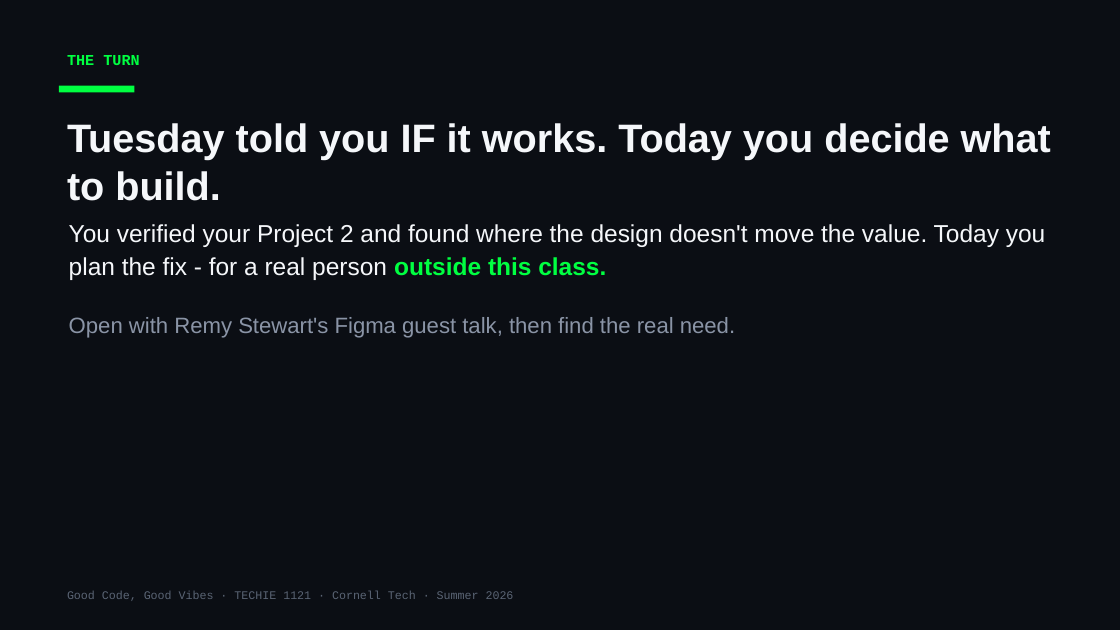
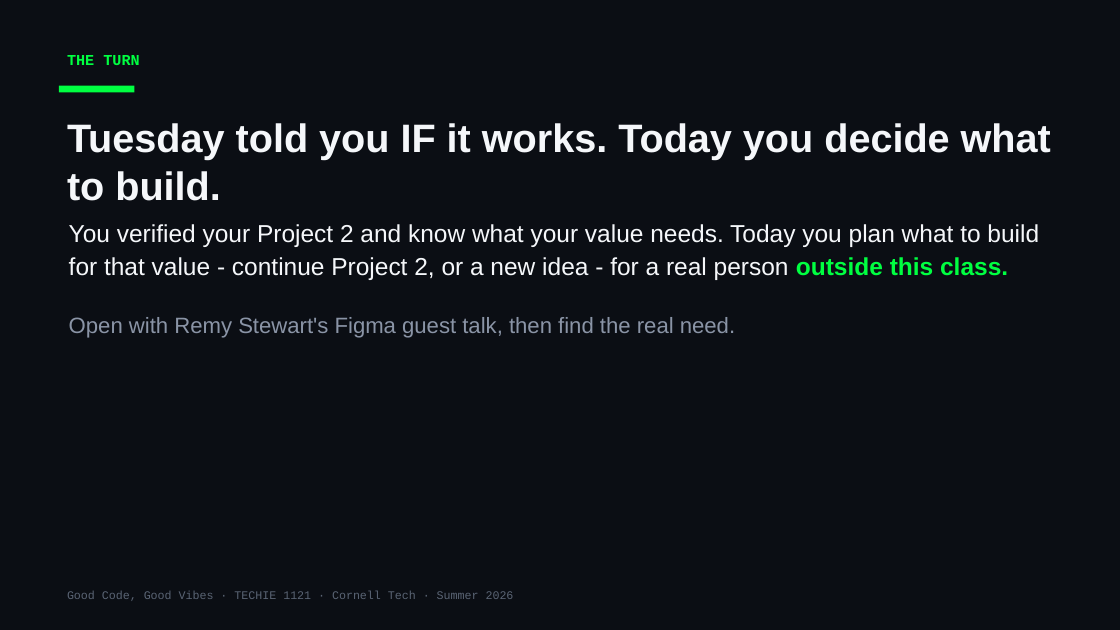
Before and after one commit to Cornell-Tech-Vibe-Coding-Summer-2026/website, a slide deck: slide 2 of slides/Week3-Wed-Working-Day.pptx. Drawn at 1120x630 pixels with LibreOffice and Linux fonts; fonts in the diff are those of the drawing. Boxes give left, top, right and bottom in pixels: in the first picture for what was removed or moved away, otherwise in the second. Text is boxed around its words. In the diff, an @@ line names an element or a change of style, - is before the commit and + after.

```diff
--- a/slides/Week3-Wed-Working-Day.pptx
+++ b/slides/Week3-Wed-Working-Day.pptx
@@ text at bbox=[69, 224, 1039, 280]: text changed @@
-You verified your Project 2 and found where the design doesn't move the value. Today you plan the fix - for a real person outside this class.
+You verified your Project 2 and know what your value needs. Today you plan what to build for that value - continue Project 2, or a new idea - for a real person outside this class.
```
Also in this commit, not shown: 1 other slide changed, 1 other file.
